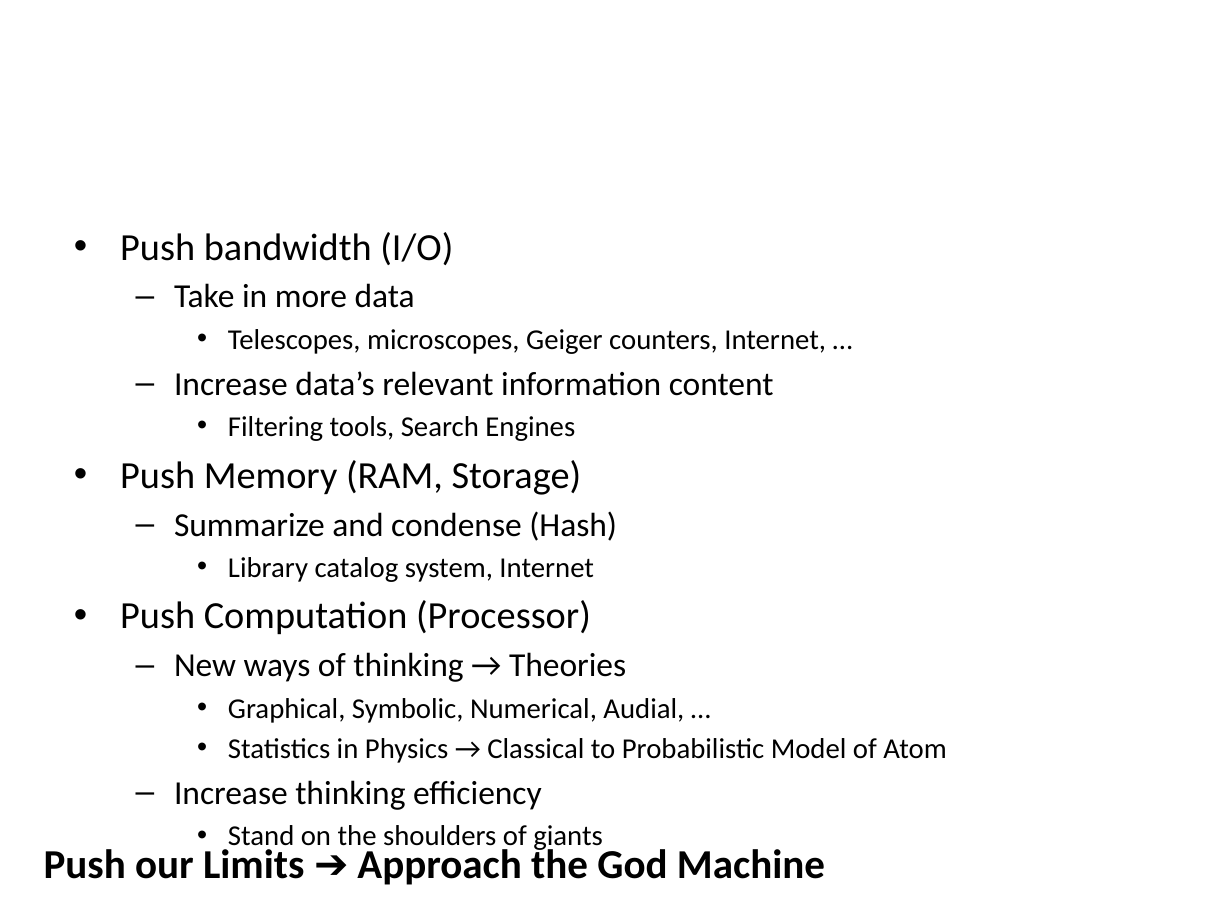
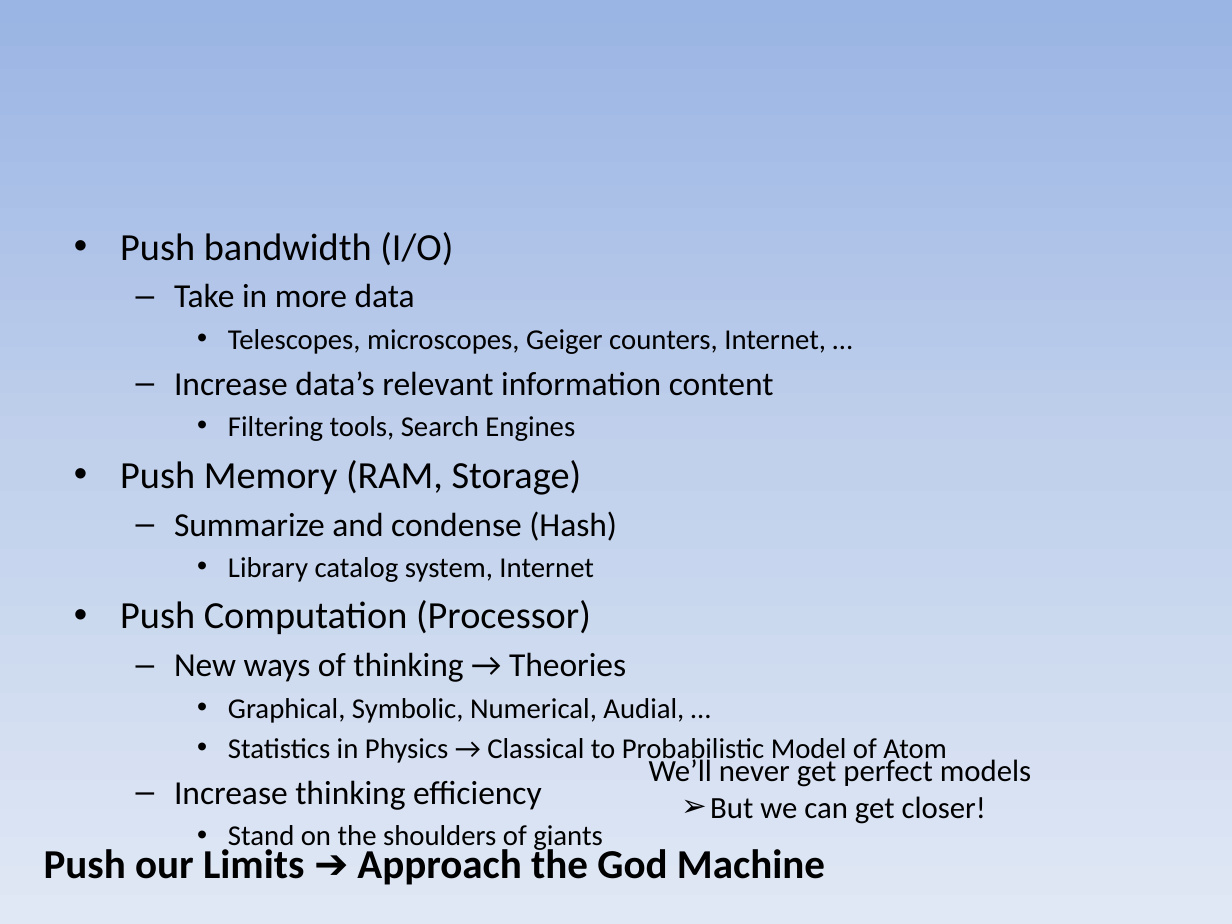
Before and after one commit to dhutchis/ModelTalk, a slide deck: slide 15 of ModelTalk.pptx. Drawn at 1232x924 pixels with LibreOffice and Linux fonts; fonts in the diff are those of the drawing. Boxes give left, top, right and bottom in pixels: in the first picture for what was removed or moved away, otherwise in the second. Text is boxed around its words. In the diff, an @@ line names an element or a change of style, - is before the commit and + after.

```diff
--- a/ModelTalk.pptx
+++ b/ModelTalk.pptx
@@ background #FFFFFF to gradient #9AB5E4 to #C2D1ED to #E1E8F5 @@
@@ text added at (649, 755, 1031, 824), 18 pt, text #000000 @@
+We’ll never get perfect models
+  ➢ But we can get closer!
```
Also in this commit, not shown: 12 other slides changed, 2 slides added, 2 slides removed.
